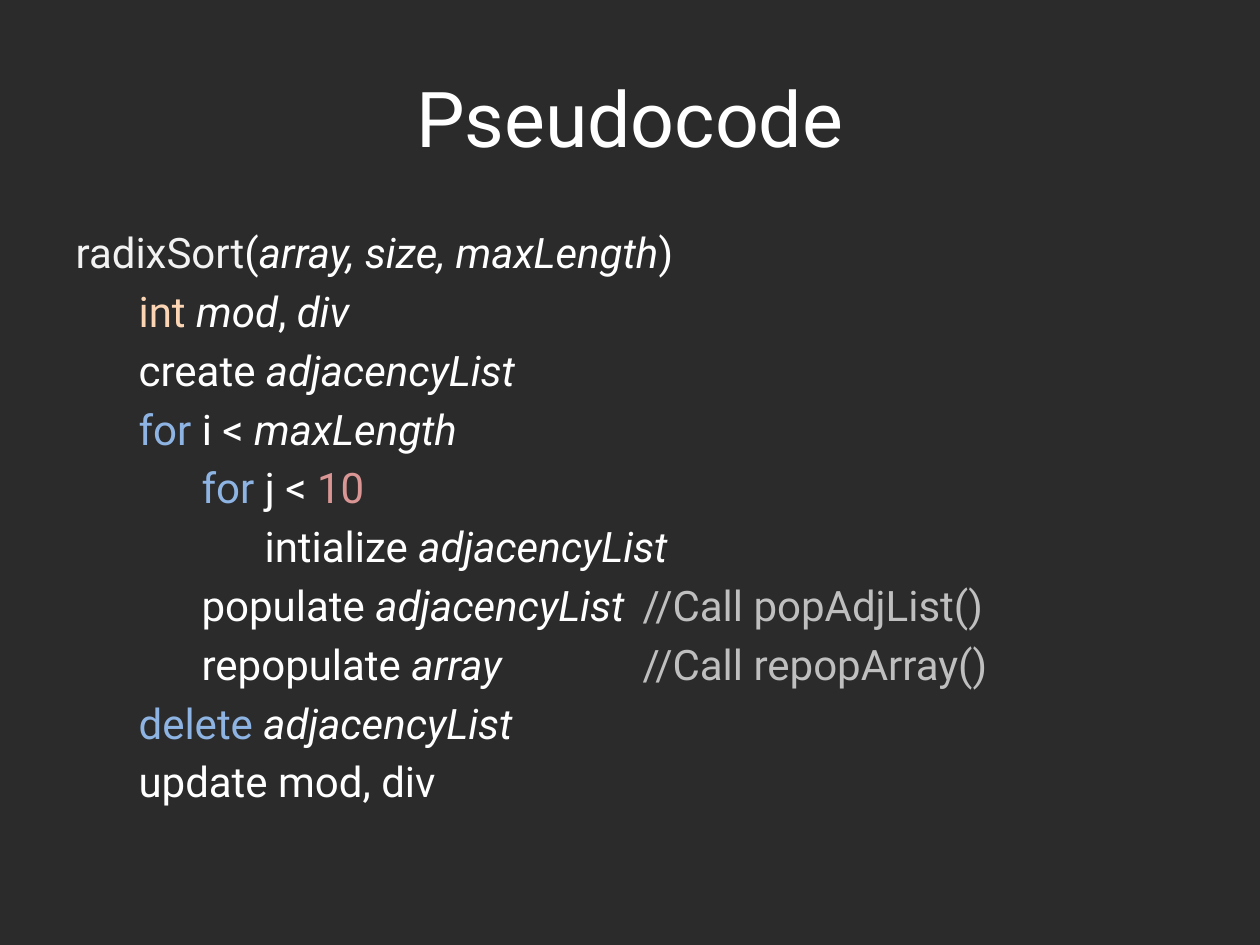
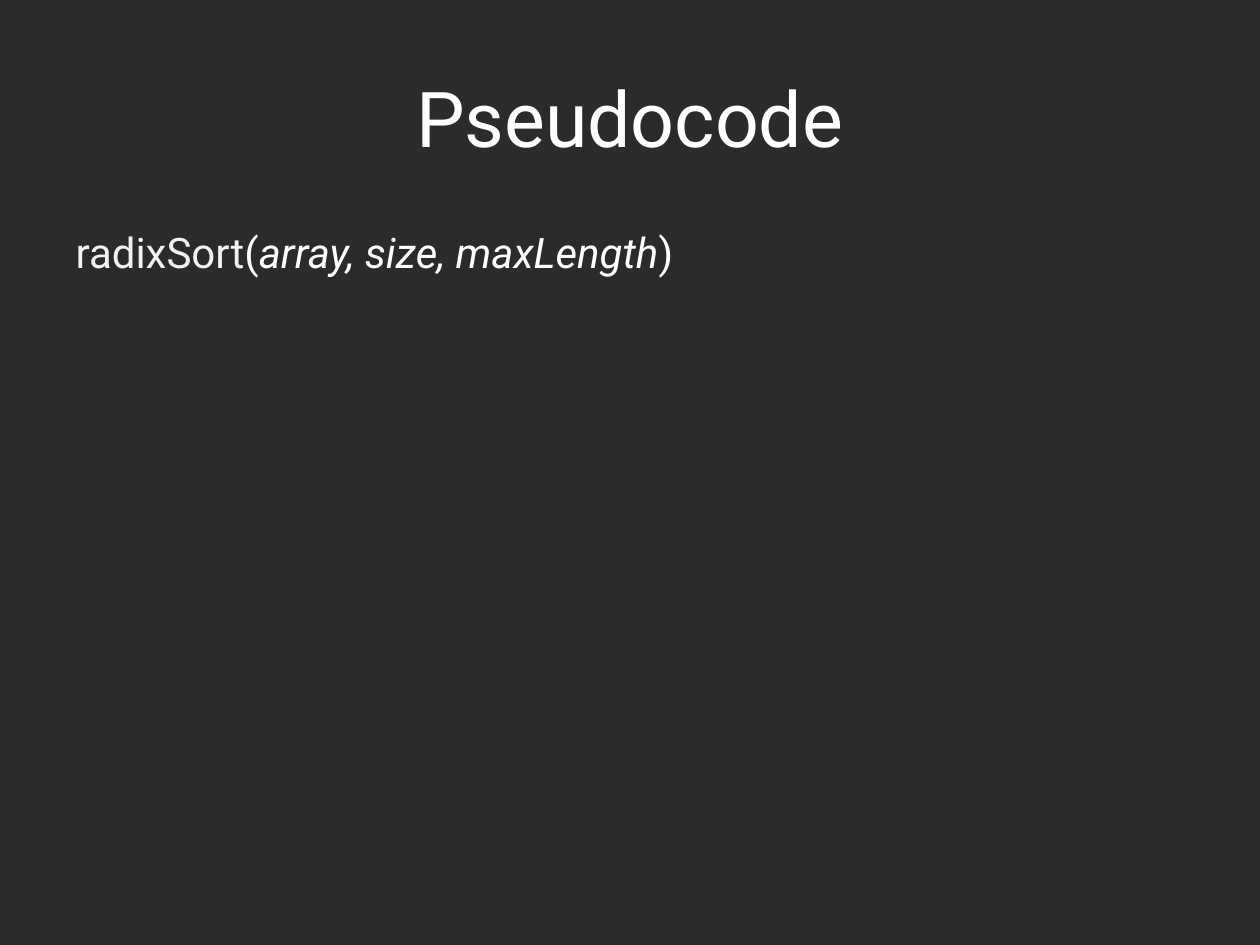
Before and after one commit to hyoshid1/project375, a slide deck: slide 4 of presentation.pptx. Drawn at 1260x945 pixels with LibreOffice and Linux fonts; fonts in the diff are those of the drawing; background and template pictures are left out; a plain dark background stands for a picture behind light text. Boxes give left, top, right and bottom in pixels: in the first picture for what was removed or moved away, otherwise in the second. Text is boxed around its words. In the diff, an @@ line names an element or a change of style, - is before the commit and + after.

Commit message:
update ppt

```diff
--- a/presentation.pptx
+++ b/presentation.pptx
@@ text at <box>139,295,988,806</box>: paragraphs removed @@
-int mod, div
-create adjacencyList
-for i < maxLength
-for j < 10
-intialize adjacencyList
-populate adjacencyList //Call popAdjList()
-repopulate array //Call repopArray()
-delete adjacencyList
-update mod, div
```
